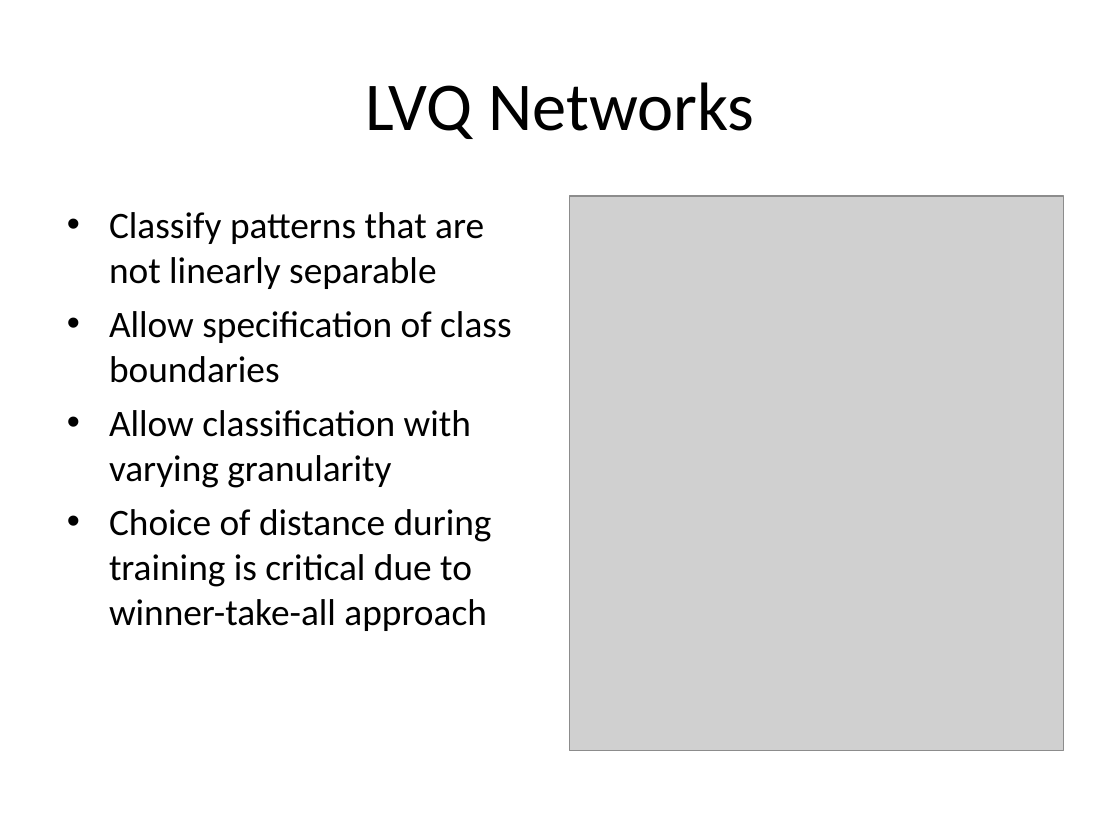
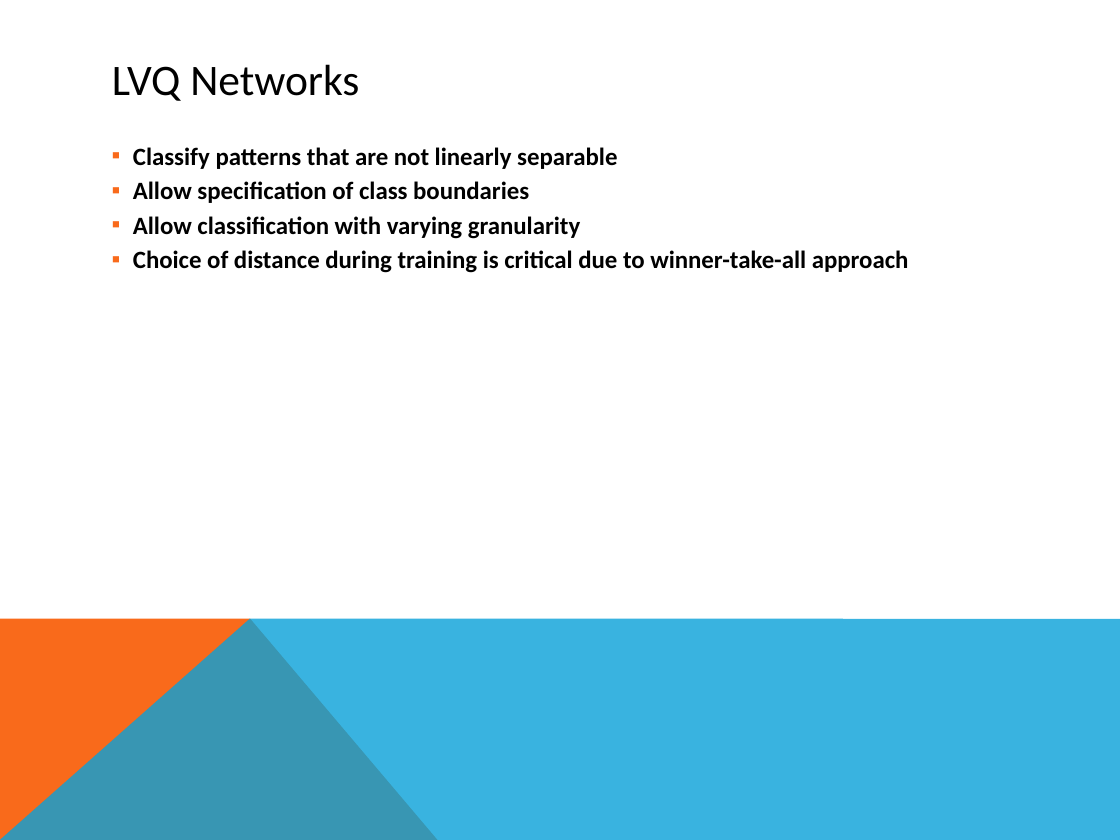
Before and after one commit to mazzas/School, a slide deck: slide 14 of SE4910/Project/Neural Network Toolbox.ppt. Drawn at 1120x840 pixels with LibreOffice and Linux fonts; fonts in the diff are those of the drawing; grey boxes stand for pictures. Boxes give left, top, right and bottom in pixels: in the first picture for what was removed or moved away, otherwise in the second. Text is boxed around its words. In the diff, an @@ line names an element or a change of style, - is before the commit and + after.

```diff
--- a/SE4910/Project/Neural Network Toolbox.ppt
+++ b/SE4910/Project/Neural Network Toolbox.ppt
@@ title "LVQ Networks": place and size @@
-title "LVQ Networks" at box(365, 82, 754, 139)
+title "LVQ Networks" at box(112, 64, 359, 101)
@@ title "LVQ Networks" at box(112, 64, 359, 101): size 44 to 28 pt; alignment centre to left @@
@@ text "Classify patterns that are not ...": place and size @@
-text "Classify patterns that are not ..." at box(109, 212, 511, 631)
+text "Classify patterns that are not ..." at box(133, 147, 909, 273)
@@ text "Classify patterns that are not ..." at box(133, 147, 909, 273): size 24 to 16 pt, bold on; bullet • to ▪; list level 1 to 2 in "Classify patterns that are not ..."; bullet colour #000000 to #F96A1B; list level 1 to 2 in "Allow specification of class boundaries"; list level 1 to 2 in "Allow classification with varying granularity"; list level 1 to 2 in "Choice of distance during training ..." @@
@@ picture removed at box(569, 196, 1064, 750) @@
@@ freeform shape added at box(0, 618, 438, 840), fill #F96A1B @@
@@ freeform shape added at box(0, 618, 1120, 840), fill #08A1D9 at 80% opacity @@
```
Also in this commit, not shown: 19 other slides changed, 10 slides added, 3 slides removed.
